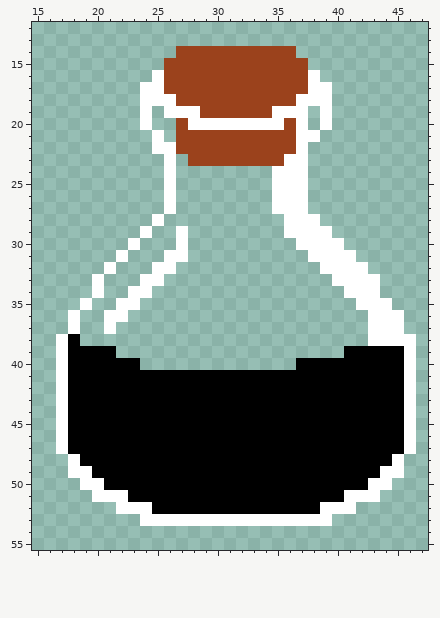
Pixel-art sprite, stored at CandleLight/Assets/Resources/Sprites/Interactions/BlackPond0.png. The first picture shows the starting point.
The file is 192x192 pixels, drawn in blocks of 3x3; one block is one cell here. Shown: x 15..47, y 12..55.
The same view after the edit:
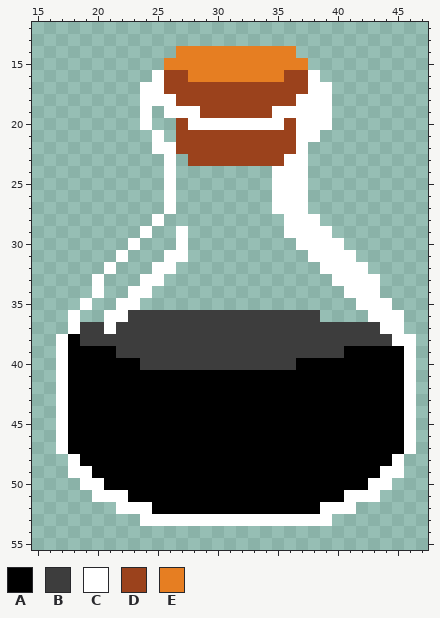
Palette (. is transparent): A #000000  B #3d3d3d  C #ffffff  D #9b421c  E #e67e22
Edits made:
y 14: x 27..36 DDDDDDDDDD -> EEEEEEEEEE
y 15: x 26..37 DDDDDDDDDDDD -> EEEEEEEEEEEE
y 16: x 28..35 DDDDDDDD -> EEEEEEEE
y 19..20: x 38 . -> C
y 36: x 23..38 ................ -> BBBBBBBBBBBBBBBB
y 37: x 19..20 .. -> BB; x 22..43 .....................C -> BBBBBBBBBBBBBBBBBBBBBB
y 38: x 19..44 ........................CC -> BBBBBBBBBBBBBBBBBBBBBBBBBB
y 39: x 22..40 ................... -> BBBBBBBBBBBBBBBBBBB
y 40: x 24..36 ............. -> BBBBBBBBBBBBB
Changed places in both pictures, as pixel boxes (x1, y1, x2, y2):
changed: (164, 46, 320, 130)
changed: (80, 310, 392, 370)
